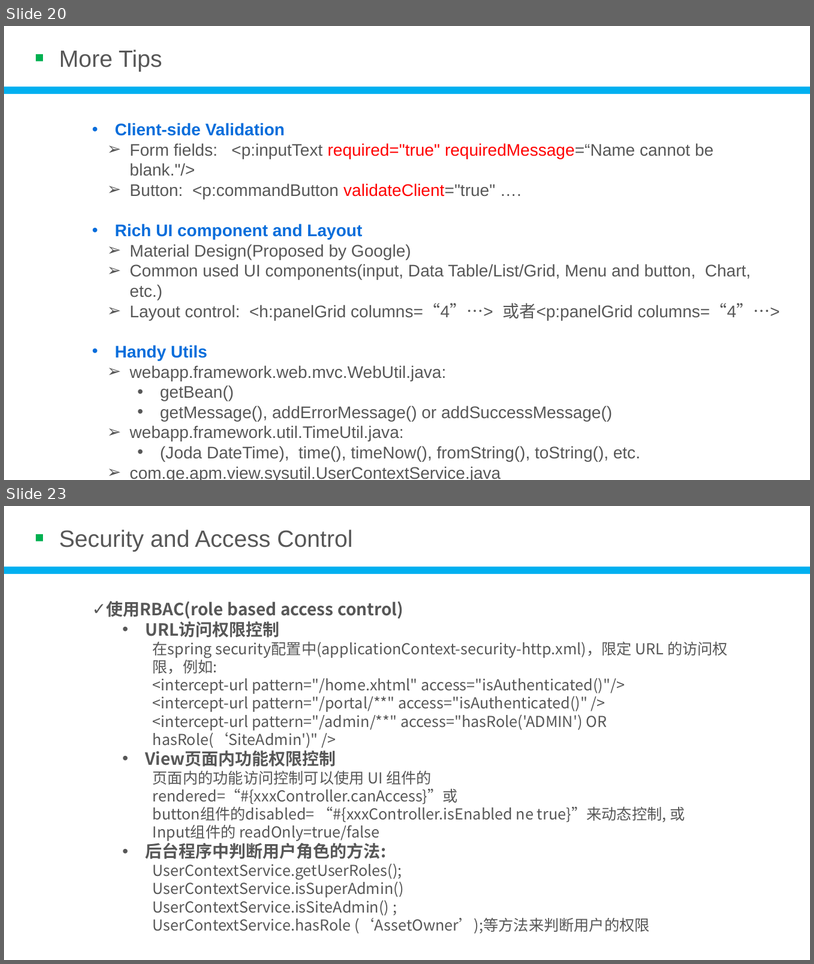
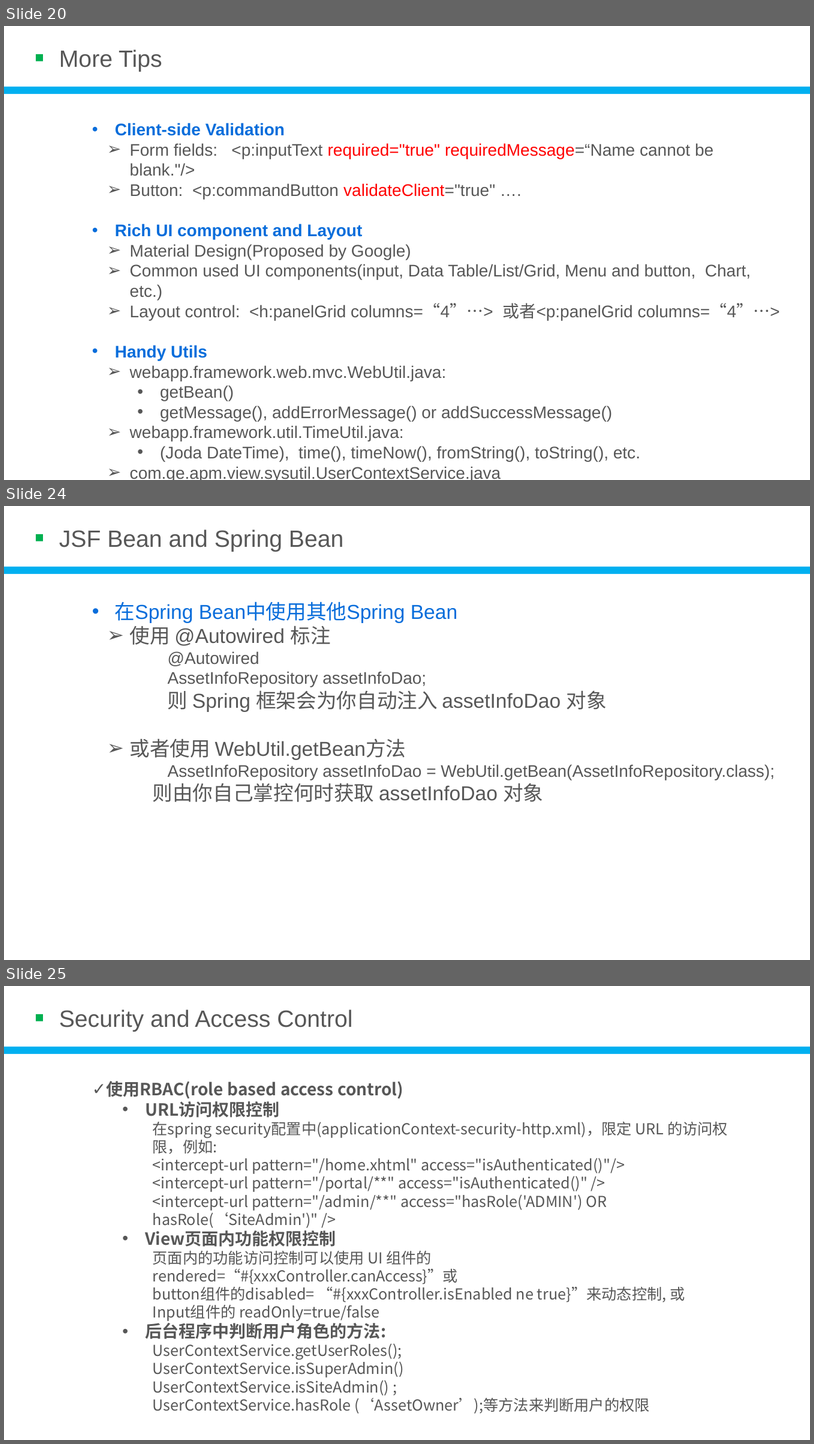
Before and after one commit to devhotmail/APMHome, a slide deck: Document/WebAppFrameworkDev.pptx. Shown one above the other, each under a label of ours: slides 20 and 23 before the commit, slides 20, 24 and 25 after it; the slides between them are not shown. The pictures are 814x964 and 814x1444 pixels, drawn with LibreOffice and Linux fonts; fonts in the diff are those of the drawing; background and template pictures are left out. Boxes give left, top, right and bottom in pixels: in the first picture for what was removed or moved away, otherwise in the second. Text is boxed around its words. In the diff, an @@ line names an element or a change of style, - is before the commit and + after.

```diff
--- a/Document/WebAppFrameworkDev.pptx
+++ b/Document/WebAppFrameworkDev.pptx
@@ slide 24 added at (4, 506, 810, 960), background #C7EDCC @@
@@ rectangle added at (36, 534, 44, 541), fill #00B050 @@
@@ text added at (59, 529, 344, 552), 28 pt, text #575757 @@
+JSF Bean and Spring Bean
@@ rectangle added at (4, 567, 810, 574), fill #00B0F0 @@
@@ text added at (115, 602, 775, 802), 20 pt, text #575757 @@
+• 在Spring Bean中使用其他Spring Bean
+    ➢ 使用 @Autowired 标注
+        @Autowired
+        AssetInfoRepository assetInfoDao;
+    则 Spring 框架会为你自动注入 assetInfoDao 对象
+    ➢ 或者使用 WebUtil.getBean方法
+        AssetInfoRepository assetInfoDao = WebUtil.getBean(AssetInfoRepository.class);
+  则由你自己掌控何时获取 assetInfoDao 对象
@@ what was slide 23 is now slide 25 @@
```
Also in this commit, not shown: 4 slides changed, 2 other slides added.
